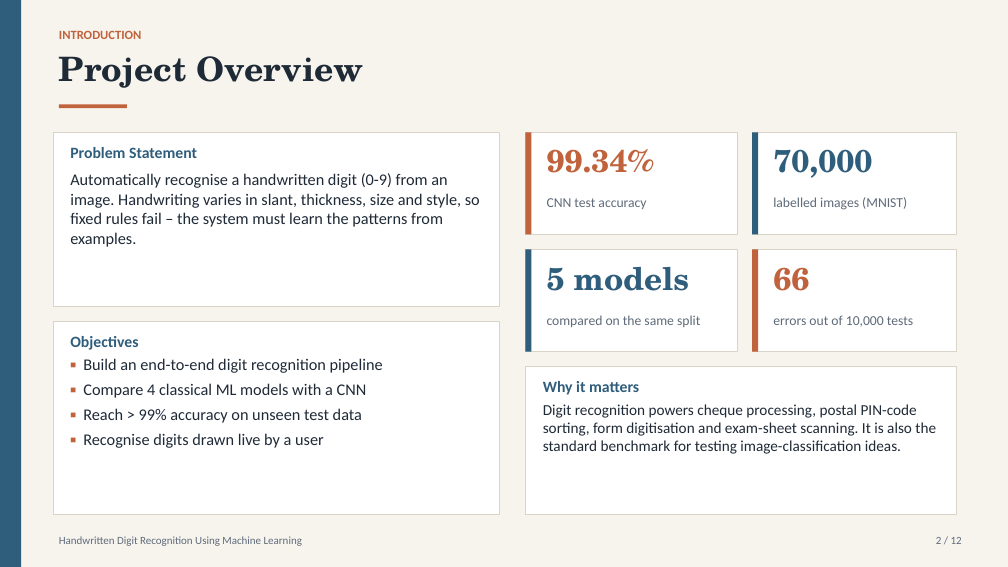
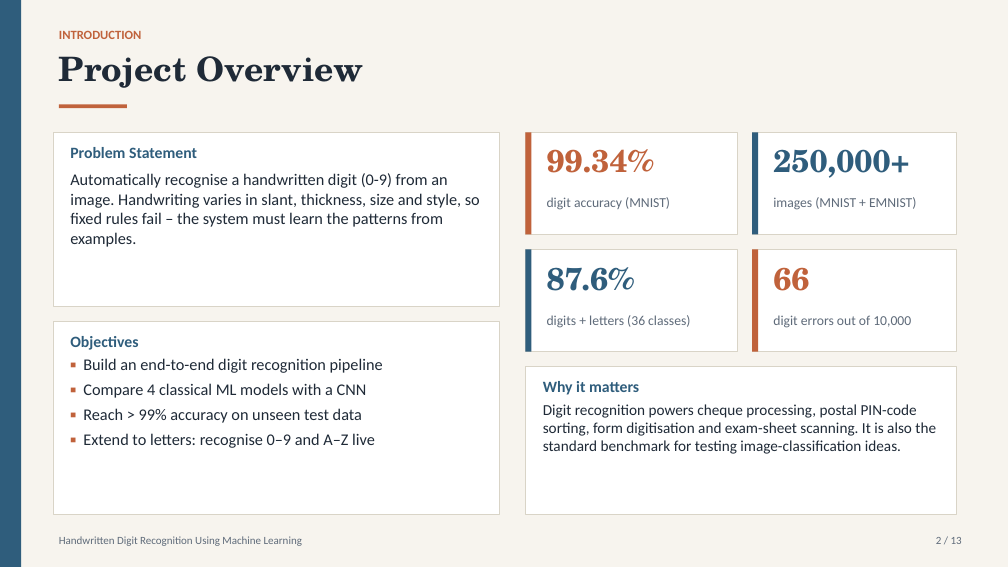
Before and after one commit to LostRunes/digirecog, a slide deck: slide 2 of Handwritten_Digit_Recognition.pptx. Drawn at 1008x567 pixels with LibreOffice and Linux fonts; fonts in the diff are those of the drawing. Boxes give left, top, right and bottom in pixels: in the first picture for what was removed or moved away, otherwise in the second. Text is boxed around its words. In the diff, an @@ line names an element or a change of style, - is before the commit and + after.

Commit message:
Add letter recognition: 36-class CNN on EMNIST (0-9, A-Z), mode switch in app, updated PPT

```diff
--- a/Handwritten_Digit_Recognition.pptx
+++ b/Handwritten_Digit_Recognition.pptx
@@ text at <box>773,149,909,178</box>: text changed @@
-70,000
+250,000+
@@ text at <box>547,197,670,210</box>: text changed @@
-CNN test accuracy
+digit accuracy (MNIST)
@@ text at <box>773,197,916,210</box>: text changed @@
-labelled images (MNIST)
+images (MNIST + EMNIST)
@@ text at <box>547,267,635,291</box>: text changed @@
-5 models
+87.6%
@@ text at <box>547,315,690,328</box>: text changed @@
-compared on the same split
+digits + letters (36 classes)
@@ text at <box>773,315,911,328</box>: text changed @@
-errors out of 10,000 tests
+digit errors out of 10,000
@@ text at <box>83,433,375,448</box>: text changed @@
-▪ Recognise digits drawn live by a user
+▪ Extend to letters: recognise 0–9 and A–Z live
```
Also in this commit, not shown: 10 other slides changed, 1 slide added, 19 other files.
